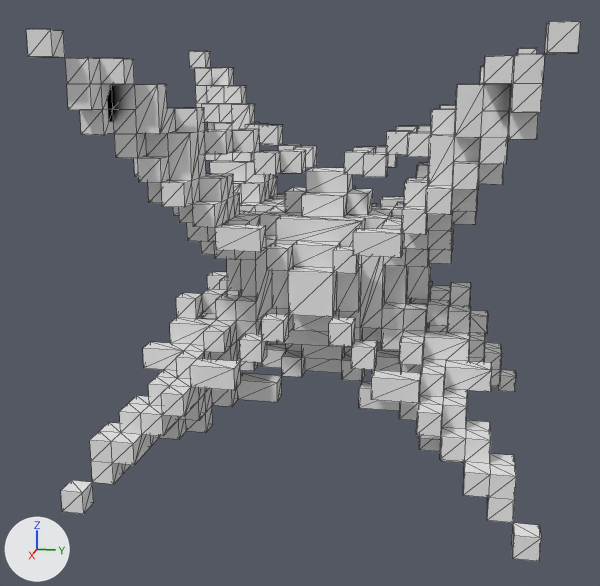
An edit to the OBJ model Models/POD.obj, drawn before and after from the same camera.
Both versions are drawn from a camera (50 mm lens) standing at (40.2, 6.6, 7.8) and looking at (0.8, -1.3, -2.0). The lights are fixed; the arrows at lower left show +X, +Y and +Z. Mesh edges are drawn as thin lines. Where no turn or scale is listed for an object, it has been applied to the vertices. Vertices at the same position are counted once.

The older version as bpy lines, for what is in view:
```python
me_untitled = bpy.data.meshes.new('Untitled')
me_untitled.from_pydata(...)  # 1608 vertices, 3444 faces; spans x -10.0..10.0, y -10.0..10.0, z -10.0..10.0
me_untitled.materials.append(mat_palette)  # white #e7e7e7
ob_untitled = bpy.data.objects.new('Untitled', me_untitled)
ob_untitled.location = (0.0, 0.0, 0.0)
```
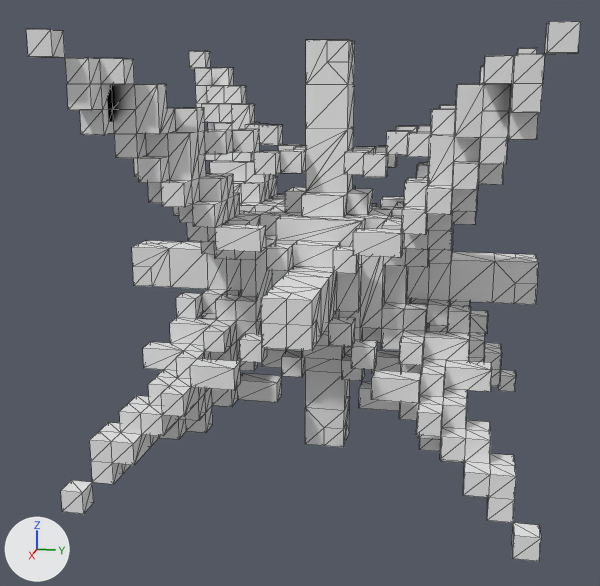
The newer file is also rescaled (x0.1) as a whole; pictures and numbers use the older file's frame.

What differs and where, as boxes [x1, y1, x2, y2] in the pictures (600 x 586 px):
part 1 of me_untitled, built on: before [288, 168, 431, 317]; after [132, 40, 539, 447]

The change, as a diff of the scene's bpy script:
```diff
--- a/Models/POD.obj.py
+++ b/Models/POD.obj.py
@@ me_untitled @@
 # used by ob_untitled; location = (0.0, 0.0, 0.0)
-me_untitled.from_pydata(...)  # 1608 vertices, 3444 faces; spans x -10.0..10.0, y -10.0..10.0, z -10.0..10.0
+me_untitled.from_pydata(...)  # 1730 vertices, 3720 faces; spans x -10.0..10.0, y -10.0..10.0, z -10.0..10.0
+# me_untitled part 1
+# 22 faces are deleted
+# 77 vertices are added at x -10.0..10.0, y -10.0..9.0, z -10.0..10.0
+# 8 new vertices lie (0.0, 0.0, 2.0) away from vertices in x -6.0..6.0, y -1.0..1.0, z -2.0..6.0
+# 5 new vertices lie (0.0, 1.0, 0.0) away from vertices in x -1.0..1.0, y 0.0..9.0, z -2.0..9.0
+# 6 new vertices lie (0.0, 0.0, 1.0) away from vertices in x -1.0..1.0, y -1.0..10.0, z -1.0..9.0
+# 6 new vertices lie (-1.0, 0.0, 0.0) away from vertices in x 1.0, y 0.0..10.0, z -2.0..10.0
+# 5 new vertices lie (0.0, 0.0, -1.0) away from vertices in x -1.0..1.0, y -1.0..10.0, z -8.0..-1.0
+# 5 new vertices lie (0.0, -1.0, 0.0) away from vertices in x -1.0..1.0, y 0.0..10.0, z -9.0..10.0
+# 5 new vertices lie (0.0, -1.0, 0.0) away from vertices in x -1.0..1.0, y -9.0..0.0, z -10.0..0.0
+# 5 new vertices lie (-1.0, 0.0, 0.0) away from vertices in x -8.0..0.0, y -10.0..1.0, z -10.0..0.0
+# 298 new faces join them
 me_untitled.materials.append(mat_palette)
```
